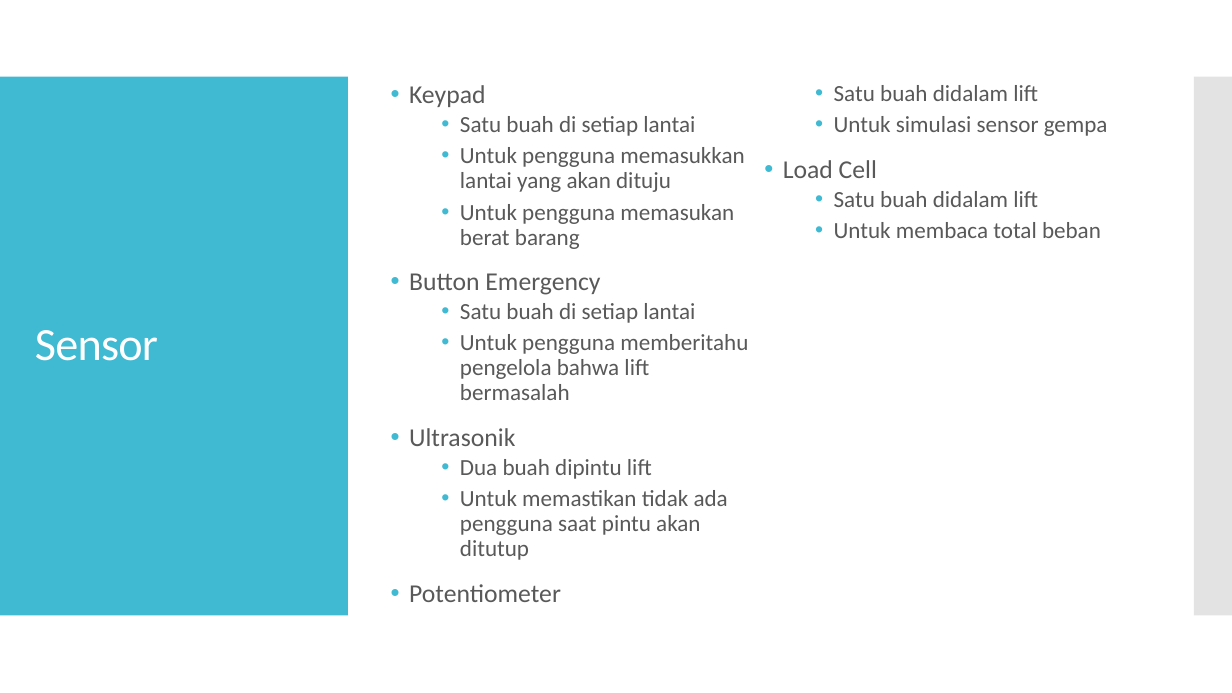
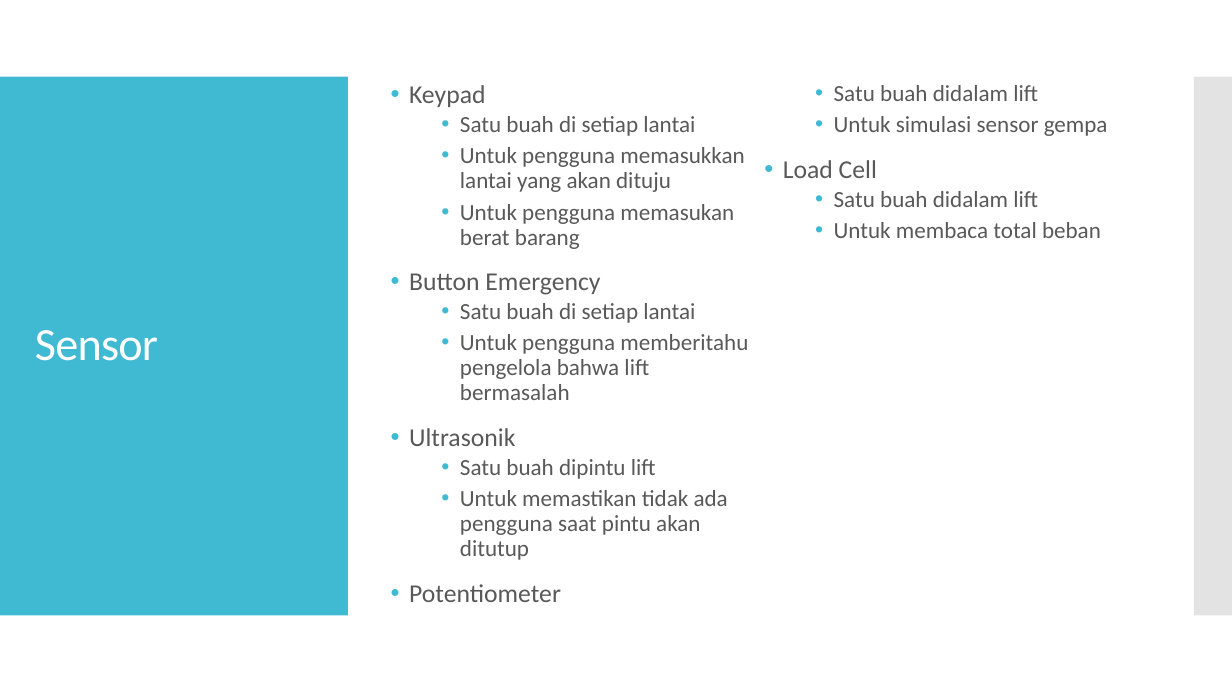
Before and after one commit to dillahstudent/TuBes_STL_K4, a slide deck: slide 3 of Tugas8_STL_Kelompok4.pptx. Drawn at 1232x693 pixels with LibreOffice and Linux fonts; fonts in the diff are those of the drawing. Boxes give left, top, right and bottom in pixels: in the first picture for what was removed or moved away, otherwise in the second. Text is boxed around its words. In the diff, an @@ line names an element or a change of style, - is before the commit and + after.

```diff
--- a/Tugas8_STL_Kelompok4.pptx
+++ b/Tugas8_STL_Kelompok4.pptx
@@ text at (460,459,656,479): text changed @@
-  • Dua buah dipintu lift
+  • Satu buah dipintu lift
```
Also in this commit, not shown: 1 slide added.
